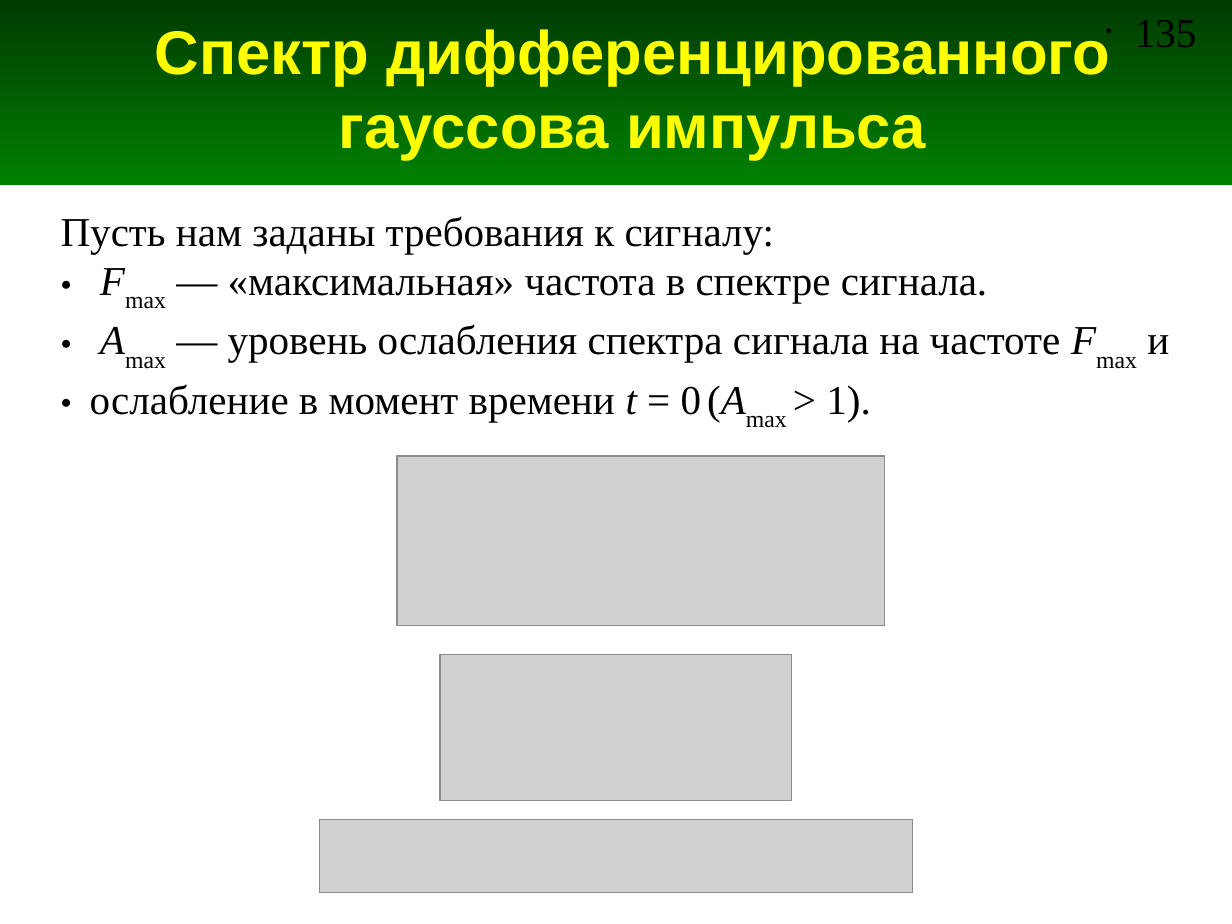
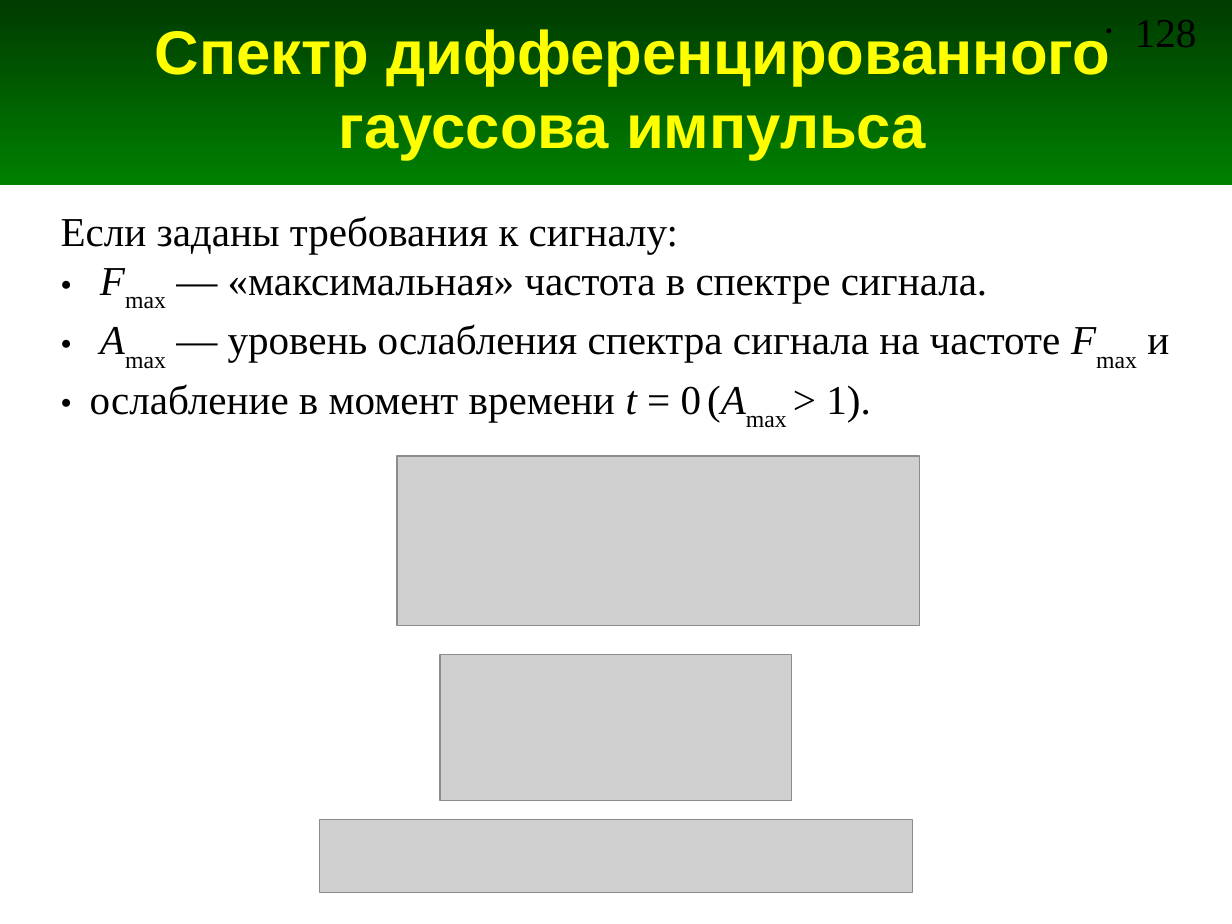
Before and after one commit to andris0147sv/modelling, a slide deck: slide 128 of presentations/2. FDTD.odp (slide 135 before the commit). Drawn at 1232x924 pixels with LibreOffice and Linux fonts; fonts in the diff are those of the drawing; grey boxes stand for pictures. Boxes give left, top, right and bottom in pixels: in the first picture for what was removed or moved away, otherwise in the second. Text is boxed around its words. In the diff, an @@ line names an element or a change of style, - is before the commit and + after.

```diff
--- a/presentations/2. FDTD.odp
+++ b/presentations/2. FDTD.odp
@@ page number at (x1=1135, y1=20, x2=1197, y2=47): text changed @@
-• 135
+• 128
@@ text at (x1=61, y1=216, x2=678, y2=253): text changed @@
-Пусть нам заданы требования к сигналу:
+Если заданы требования к сигналу:
@@ picture resized from (x1=397, y1=456, x2=885, y2=626) to (x1=397, y1=456, x2=919, y2=626) @@
```
Also in this commit, not shown: 10 other slides changed.
